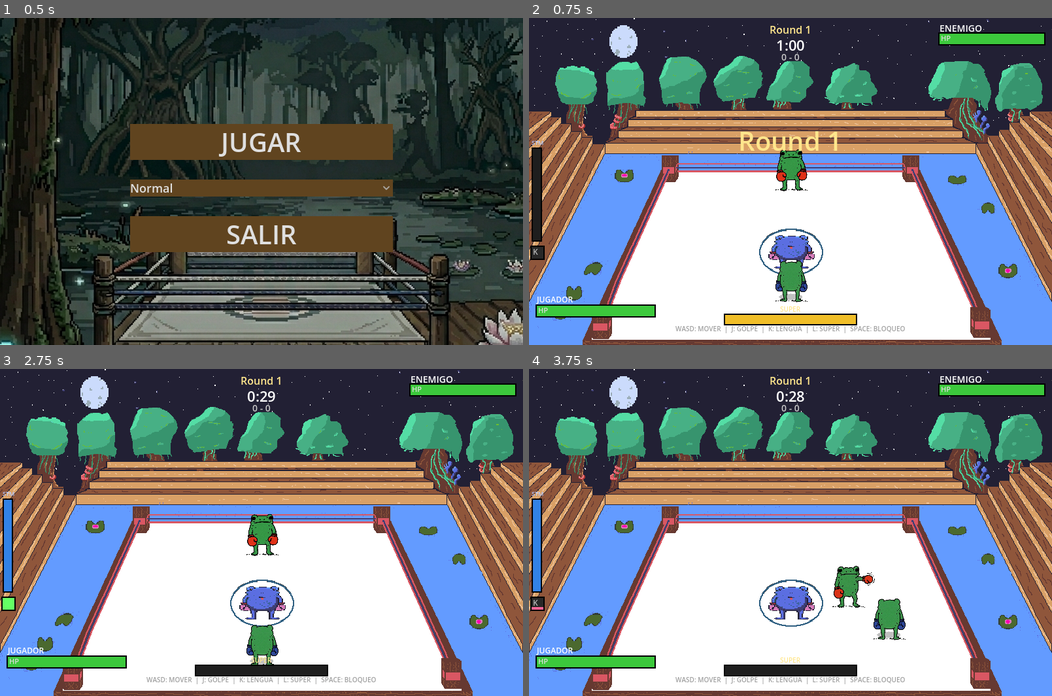
Above: before the commit, frames 1-4 (two rows, left to right).
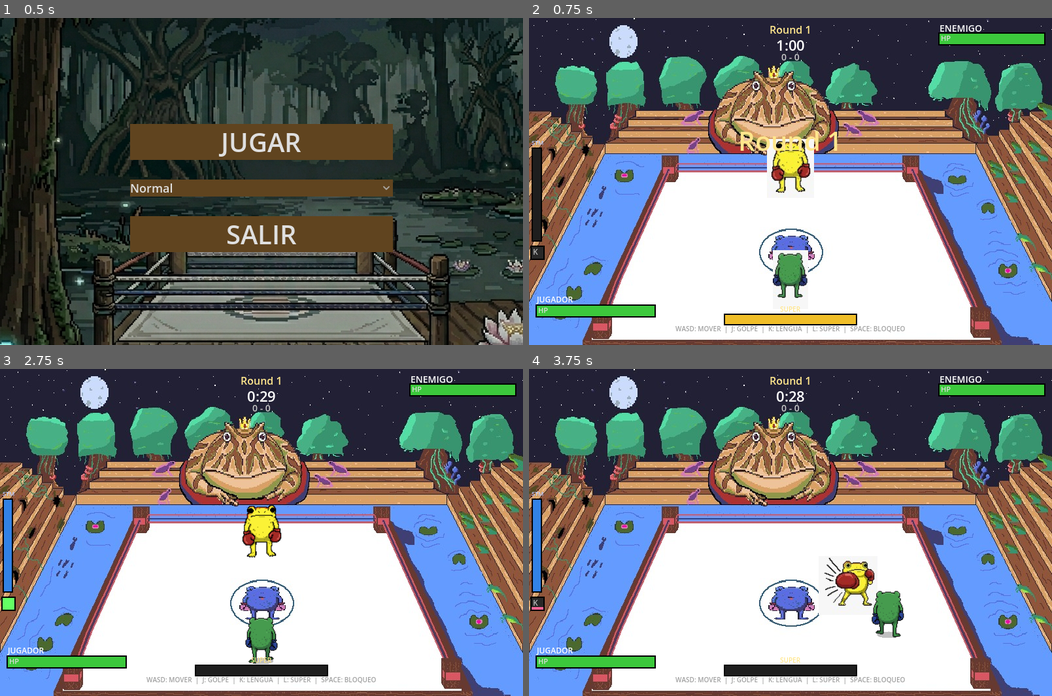
Above: after the commit, the same moments.

Repository: pperez227/GameJam_EA
Game: Godot game, scene res://scenes/Menu.tscn
Same seed, same stepped clock (60 frames per second), same inputs: the game is played once before the commit and once after it. Sound files missing from this copy of the repository are replaced by a short silence.
Inputs:
- Up to frame 1 (0.5 s): no input
- Up to frame 2 (0.75 s): click "JUGAR" at 0.5 s
- Up to frame 3 (2.75 s): tap Enter at 1.25 s; hold D (move_right) 1.28-2.03 s; hold Space (block) 1.28-2.03 s; hold S (move_down) from 2.03 s (still down); tap Shift (dash) at 2.1 s
- Up to frame 4 (3.75 s): release S (move_down) at 2.78 s; hold D (move_right) 2.78-3.53 s; tap K (hard_attack) at 2.85 s; hold W (move_up) from 3.53 s (still down); tap F (qte_f) at 3.6 s

Frame 1 is identical in both runs. In frame 2, 14% of the frame differs, in the area x 0-100%, y 0-100%; in frame 3, 14%; in frame 4, 14%.

Commit message:
feat: Implement core player, enemy, and ring entities, including enemy AI and character animation assets.

Diff:
--- a/scripts/enemy.gd
+++ b/scripts/enemy.gd
@@ -48,15 +48,30 @@
 
 var tex_idle: Texture2D
 var tex_punch: Texture2D
+var tex_walk_frames: Array[Texture2D] = []
+var walk_frame_index: int = 0
+var walk_frame_timer: float = 0.0
+const WALK_FRAME_SPEED: float = 0.1
+var is_moving: bool = false
+var is_moving_visual: bool = false
 
 func _ready() -> void:
 	var img_idle = Image.new()
-	if img_idle.load("res://sprites/Enemy.png") == OK:
+	if img_idle.load("res://assets/images/enemigo_quieto.jpg") == OK:
 		tex_idle = ImageTexture.create_from_image(img_idle)
 
 	var img_punch = Image.new()
-	if img_punch.load("res://sprites/Enemy-punch.png") == OK:
+	if img_punch.load("res://assets/images/golpe_enemigo.jpg") == OK:
 		tex_punch = ImageTexture.create_from_image(img_punch)
+
+	# Load walk animation frames
+	for i in range(100):
+		var frame_img = Image.new()
+		var path = "res://assets/walk_frames/enemy/frame_" + str(i) + ".png"
+		if frame_img.load(path) == OK:
+			tex_walk_frames.append(ImageTexture.create_from_image(frame_img))
+		else:
+			break
 
 	if tex_idle != null:
 		sprite.texture = tex_idle
@@ -188,6 +203,7 @@
 	_handle_block_broken_timer(delta)
 	_handle_hit_flash(delta)
 	_clamp_to_ring()
+	_update_walk_visual(delta)
 
 func _handle_stamina(delta: float) -> void:
 	if not is_blocking and not is_block_broken:
@@ -282,6 +298,30 @@
 	stun_timer = duration
 	cancel_attack()
 	is_blocking = false
+
+func set_moving(val: bool) -> void:
+	is_moving = val
+
+func _update_walk_visual(delta: float) -> void:
+	if is_attacking or is_stunned:
+		return  # Attack/stun sprite takes priority
+	if is_moving and tex_walk_frames.size() > 0:
+		if not is_moving_visual:
+			is_moving_visual = true
+			walk_frame_index = 0
+			walk_frame_timer = 0.0
+		walk_frame_timer += delta
+		if walk_frame_timer >= WALK_FRAME_SPEED:
+			walk_frame_timer -= WALK_FRAME_SPEED
+			walk_frame_index = (walk_frame_index + 1) % tex_walk_frames.size()
+		sprite.texture = tex_walk_frames[walk_frame_index]
+		_apply_sprite_scale(tex_walk_frames[walk_frame_index])
+	else:
+		if is_moving_visual:
+			is_moving_visual = false
+		if tex_idle != null:
+			sprite.texture = tex_idle
+			_apply_sprite_scale(tex_idle)
 
 func _clamp_to_ring() -> void:
 	position.y = clampf(position.y, MIN_Y, MAX_Y)
@@ -329,4 +369,8 @@
 	punch_collision.disabled = true
 	sprite.rotation = 0
 	sprite.modulate = Color(1, 1, 1)
+	is_moving = false
+	is_moving_visual = false
+	walk_frame_index = 0
+	walk_frame_timer = 0.0
 	position = Vector2(400, 200)
--- a/scripts/enemy_ai.gd
+++ b/scripts/enemy_ai.gd
@@ -89,27 +89,33 @@
 # ── Main loop ────────────────────────────────────────────────────
 func _process(delta: float) -> void:
 	if enemy == null or enemy.is_dead:
+		enemy.set_moving(false) if enemy != null else null
 		return
 	if player == null or player.is_dead:
+		enemy.set_moving(false)
 		return
 
 	# Post-knockdown cooldown — AI waits
 	if ai_cooldown_timer > 0:
 		ai_cooldown_timer -= delta
+		enemy.set_moving(false)
 		return
 
 	# Stunned — skip all AI
 	if enemy.is_stunned:
+		enemy.set_moving(false)
 		return
 
 	# Handle super warning phase
 	if super_pending:
 		_handle_super_warning(delta)
+		enemy.set_moving(false)
 		return
 
 	# Handle super active phase
 	if current_state == State.SUPER:
 		_handle_super_active(delta)
+		enemy.set_moving(true)
 		return
 
 	# ── Proactive super check ──
@@ -152,6 +158,10 @@
 			_state_attack(effective_delta)
 		State.BLOCK:
 			_state_block(effective_delta)
+
+	# Signal movement state for walk animation
+	var moving_states = [State.APPROACH, State.DASH, State.CIRCLE]
+	enemy.set_moving(current_state in moving_states)
 
 	# Separation force — never overlap the player
 	var sep_dist: float = enemy.position.distance_to(player.position)
--- a/scripts/player.gd
+++ b/scripts/player.gd
@@ -110,16 +110,30 @@
 
 var tex_idle: Texture2D
 var tex_punch: Texture2D
+var tex_walk_frames: Array[Texture2D] = []
+var walk_frame_index: int = 0
+var walk_frame_timer: float = 0.0
+const WALK_FRAME_SPEED: float = 0.1  # seconds per frame
+var is_moving_visual: bool = false
 
 # ── Ready ────────────────────────────────────────────────────────
 func _ready() -> void:
 	var img_idle = Image.new()
-	if img_idle.load("res://sprites/Player.png") == OK:
+	if img_idle.load("res://assets/images/rana_quieto.jpg") == OK:
 		tex_idle = ImageTexture.create_from_image(img_idle)
 
 	var img_punch = Image.new()
 	if img_punch.load("res://sprites/Player-punch.png") == OK:
 		tex_punch = ImageTexture.create_from_image(img_punch)
+
+	# Load walk animation frames
+	for i in range(100):
+		var frame_img = Image.new()
+		var path = "res://assets/walk_frames/player/frame_" + str(i) + ".png"
+		if frame_img.load(path) == OK:
+			tex_walk_frames.append(ImageTexture.create_from_image(frame_img))
+		else:
+			break
 
 	if tex_idle != null:
 		sprite.texture = tex_idle
@@ -285,6 +299,7 @@
 		_handle_input()
 
 	_handle_hit_flash(delta)
+	_update_walk_visual(delta)
 
 func _handle_qte_timer(delta: float) -> void:
 	qte_timer -= delta
@@ -523,6 +538,31 @@
 	player_hit.emit(final_damage)
 	if hp <= 0:
 		player_knocked_down.emit()
+
+func _update_walk_visual(delta: float) -> void:
+	if is_attacking or is_in_qte:
+		return  # Attack/QTE sprite takes priority
+	var dir_x: float = Input.get_axis("move_left", "move_right")
+	var dir_y: float = Input.get_axis("move_up", "move_down")
+	var moving: bool = abs(dir_x) > 0.1 or abs(dir_y) > 0.1
+
+	if moving and tex_walk_frames.size() > 0:
+		if not is_moving_visual:
+			is_moving_visual = true
+			walk_frame_index = 0
+			walk_frame_timer = 0.0
+		walk_frame_timer += delta
+		if walk_frame_timer >= WALK_FRAME_SPEED:
+			walk_frame_timer -= WALK_FRAME_SPEED
+			walk_frame_index = (walk_frame_index + 1) % tex_walk_frames.size()
+		sprite.texture = tex_walk_frames[walk_frame_index]
+		_apply_sprite_scale(tex_walk_frames[walk_frame_index])
+	else:
+		if is_moving_visual:
+			is_moving_visual = false
+		if tex_idle != null:
+			sprite.texture = tex_idle
+			_apply_sprite_scale(tex_idle)
 
 func _handle_hit_flash(delta: float) -> void:
 	var base_color = Color(1, 1, 1)
--- a/scripts/ring.gd
+++ b/scripts/ring.gd
@@ -4,7 +4,7 @@
 
 func _ready() -> void:
 	var img = Image.new()
-	if img.load("res://assets/images/new_ring.png") == OK:
+	if img.load("res://assets/images/ring_new.jpg") == OK:
 		var tex = ImageTexture.create_from_image(img)
 		var bg_sprite = Sprite2D.new()
 		bg_sprite.name = "RingBackground"
Binary file added: assets/gifs/caminar_enemigo.gif
Binary file added: assets/gifs/caminar_nuevo.gif
Binary file added: assets/images/enemigo_quieto.jpg
Not shown, added: assets/images/enemigo_quieto.jpg.import
Binary file added: assets/images/golpe_enemigo.jpg
Not shown, added: assets/images/golpe_enemigo.jpg.import
Binary file added: assets/images/rana_quieto.jpg
Not shown, added: assets/images/rana_quieto.jpg.import
Binary file added: assets/images/ring_new.jpg
Not shown, added: assets/images/ring_new.jpg.import
Binary file added: assets/walk_frames/enemy/frame_0.png
Not shown, added: assets/walk_frames/enemy/frame_0.png.import
(and 22 more such lines)
